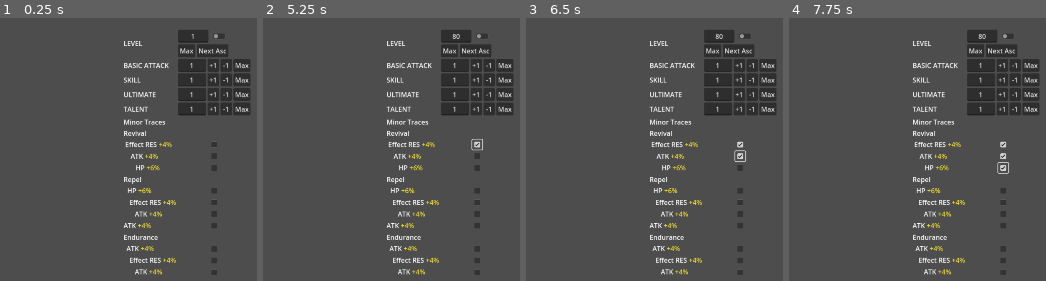
Above: before the commit, frames 1-4 (left to right).
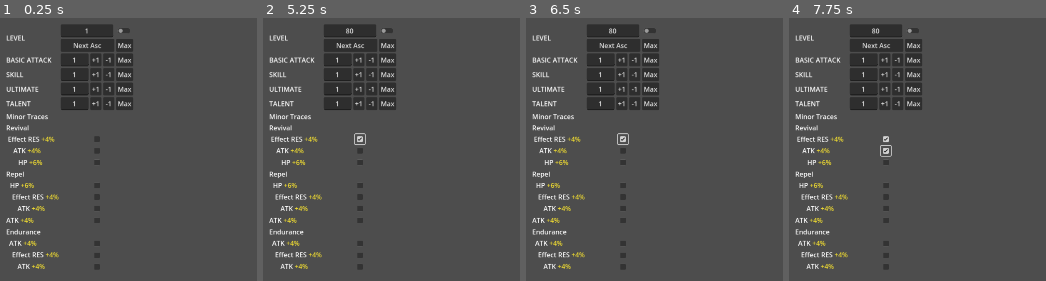
Above: after the commit, the same moments.

Repository: Rydahhhhhh/HoyoPlanner
Game: Godot game, scene res://Scenes/Character Planner Menu/character_planner_menu.tscn
Two runs of this game, one before a commit and one after it. Both use one fixed random seed, a clock stepped at 60 frames per second and the inputs below.
Inputs (mouse positions are in pixels of both pictures, inside the frame that each line leads up to):
- Up to frame 1 (0.25 s): no input
- Up to frame 2 (5.25 s): click "Next Asc" at 0.5 s; click "Next Asc" at 1.25 s; click "Max" at 2 s; click "+1" at 2.75 s; click "-1" at 3.5 s; click (476, 144) at 4.27 s; click (360, 138) at 5.02 s
- Up to frame 3 (6.5 s): click (739, 157) at 5.77 s
- Up to frame 4 (7.75 s): click (886, 152) at 6.52 s; click (1002, 167) at 7.27 s

The runs differ from the first frame. In frame 1, 19% of the frame differs, in the area x 2-98%, y 2-98%; in frame 2, 19%; in frame 3, 19%; in frame 4, 19%.
Error before the commit: Invalid assignment of property or key 'visible' with value of type 'bool' on a base object of type 'Nil'. (res://Scenes/Character)

Commit message:
Formatting IDK

Diff:
--- a/Scenes/Character Planner Menu/InputLv Container.tscn
+++ b/Scenes/Character Planner Menu/InputLv Container.tscn
@@ -4,15 +4,15 @@
 [ext_resource type="Script" path="res://Scenes/Character Planner Menu/input_lv_container.gd" id="1_7xweu"]
 
 [node name="InputLvContainer" type="VBoxContainer"]
-size_flags_horizontal = 0
-size_flags_vertical = 0
+size_flags_horizontal = 3
+size_flags_vertical = 3
 script = ExtResource("1_7xweu")
-preset = "Expanded"
 metadata/_edit_lock_ = true
 
 [node name="InputLvContainer Row 1" type="HBoxContainer" parent="."]
 unique_name_in_owner = true
 layout_mode = 2
+size_flags_vertical = 3
 metadata/_edit_lock_ = true
 
 [node name="InputLv" parent="InputLvContainer Row 1" instance=ExtResource("1_5gaae")]
@@ -47,6 +47,7 @@
 [node name="InputLvContainer Row 2" type="HBoxContainer" parent="."]
 unique_name_in_owner = true
 layout_mode = 2
+size_flags_vertical = 3
 metadata/_edit_lock_ = true
 
 [node name="InputLv Max" type="Button" parent="InputLvContainer Row 2"]
@@ -59,6 +60,7 @@
 [node name="InputLv Cycle" type="Button" parent="InputLvContainer Row 2"]
 unique_name_in_owner = true
 layout_mode = 2
+size_flags_horizontal = 3
 mouse_default_cursor_shape = 2
 text = "Next Asc"
 metadata/_edit_lock_ = true
@@ -67,12 +69,14 @@
 unique_name_in_owner = true
 visible = false
 layout_mode = 2
+size_flags_vertical = 3
 metadata/_edit_lock_ = true
 
 [node name="InputLvContainer Row 4" type="HBoxContainer" parent="."]
 unique_name_in_owner = true
 visible = false
 layout_mode = 2
+size_flags_vertical = 3
 metadata/_edit_lock_ = true
 
 [connection signal="pressed" from="InputLvContainer Row 1/InputLv Add" to="." method="add_pressed"]
--- a/Scenes/Character Planner Menu/character_planner_menu.gd
+++ b/Scenes/Character Planner Menu/character_planner_menu.gd
@@ -1,45 +1,38 @@
 @tool
 extends EasyGrid
 
-const SR_LABEL_COLUMN = preload("res://Scenes/Character Planner Menu/sr_label_column.tscn")
-const INPUT_COLUMN = preload("res://Scenes/Character Planner Menu/Input Column.tscn")
+signal preset_changed(to: String)
+
+const COLUMNS := {
+	"SR": {
+		"LABEL": preload("res://Scenes/Character Planner Menu/sr_label_column.tscn"),
+		"INPUT": preload("res://Scenes/Character Planner Menu/sr_input_column.tscn")
+	}
+}
+
+@export_enum("None", "SR", "GI", "ZZZ") var preset: String = "None": set = set_preset
 
 func _ready() -> void:
+	return
+
+# ====================================================== #
+#                        PRESETS                         #
+# ====================================================== #
+func set_preset(new_preset: String):
+	if not is_node_ready():
+		return
+
 	for child in get_children():
 		child.queue_free()
-	add_star_rail_columns()
+		grid_columns.erase(child)
+	if new_preset != "None":
+		assert(new_preset in COLUMNS)
+		var label_column = add_grid_column(COLUMNS[new_preset]["LABEL"].instantiate())
+		var input_column = add_grid_column(COLUMNS[new_preset]["INPUT"].instantiate())
+		# I'll need to access character resource data for Star rail here
+		# To get the traces data
 
-# ====================================================== #
-#                        COLUMNS                         #
-# ====================================================== #
-func add_star_rail_columns():
-
-	add_grid_column(SR_LABEL_COLUMN.instantiate())
-	add_star_rail_input_column()
-	return
-
-func add_star_rail_input_column():
-	var column = INPUT_COLUMN.instantiate()
-	column.add_input_lv_container("Expanded", "Character", 80)
-	column.add_input_lv_container("Simple", "BasicAtk", 6)
-	column.add_input_lv_container("Simple", "Skill", 12)
-	column.add_input_lv_container("Simple", "Ultimate", 12)
-	column.add_input_lv_container("Simple", "Talent", 12)
-	column.add_spacer(false)
-	column.add_spacer(false)
-	column.add_check_box("")
-	column.add_check_box("")
-	column.add_check_box("")
-	column.add_spacer(false)
-	column.add_check_box("")
-	column.add_check_box("")
-	column.add_check_box("")
-	column.add_check_box("")
-	column.add_spacer(false)
-	column.add_check_box("")
-	column.add_check_box("")
-	column.add_check_box("")
-	add_grid_column(column)
+	preset = new_preset
 	return
 
 # ====================================================== #
--- a/Scenes/Character Planner Menu/character_planner_menu.tscn
+++ b/Scenes/Character Planner Menu/character_planner_menu.tscn
@@ -1,25 +1,18 @@
-[gd_scene load_steps=6 format=3 uid="uid://cw8toj2wvpp2p"]
+[gd_scene load_steps=4 format=3 uid="uid://cw8toj2wvpp2p"]
 
 [ext_resource type="Script" path="res://Scenes/Character Planner Menu/character_planner_menu.gd" id="1_ckroi"]
 [ext_resource type="PackedScene" uid="uid://dlh4aekng5g22" path="res://Scenes/Character Planner Menu/sr_label_column.tscn" id="2_7pe5t"]
-[ext_resource type="PackedScene" uid="uid://by4fblho7gyhf" path="res://Scenes/Character Planner Menu/Input Column.tscn" id="2_a14fo"]
-[ext_resource type="Script" path="res://Scenes/Character Planner Menu/input_column.gd" id="3_1sygw"]
-
-[sub_resource type="GDScript" id="GDScript_ak3ms"]
+[ext_resource type="PackedScene" uid="uid://ceqf0sud2bgtn" path="res://Scenes/Character Planner Menu/sr_input_column.tscn" id="3_jnl7t"]
 
 [node name="Character Planner Menu" type="HBoxContainer"]
-offset_left = 494.0
-offset_top = 98.0
-offset_right = 1021.0
-offset_bottom = 693.0
+offset_left = 212.0
+offset_top = 85.0
+offset_right = 727.0
+offset_bottom = 680.0
 script = ExtResource("1_ckroi")
 
-[node name="StarRail Label Columns" type="VBoxContainer" parent="." instance=ExtResource("2_7pe5t")]
+[node name="SrLabelColumn" parent="." instance=ExtResource("2_7pe5t")]
 layout_mode = 2
-script = SubResource("GDScript_ak3ms")
-metadata/_edit_lock_ = true
 
-[node name="Input Column2" type="VBoxContainer" parent="." instance=ExtResource("2_a14fo")]
+[node name="SrInputColumn" parent="." instance=ExtResource("3_jnl7t")]
 layout_mode = 2
-script = ExtResource("3_1sygw")
-metadata/_edit_lock_ = true
--- a/Scenes/Character Planner Menu/input_column.gd
+++ b/Scenes/Character Planner Menu/input_column.gd
@@ -10,16 +10,19 @@
 func add_input_lv_container(preset: String, container_name_suffix: String, max_lv: int):
 	var input_lv_container = INPUT_LV_CONTAINER.instantiate()
 	add_child(input_lv_container)
+
+	input_lv_container.owner = self
 	input_lv_container.name = "InputLv Container %s" % container_name_suffix
-	await input_lv_container.ready
+	input_lv_container.input_lv.max_lv = max_lv
 	input_lv_container.set_preset(preset)
-	input_lv_container.input_lv.max_lv = max_lv
+
+	return input_lv_container
 
 func add_check_box(container_name_suffix: String):
 	var check_box = CheckBox.new()
 	add_child(check_box)
 	check_box.size_flags_horizontal = Control.SIZE_SHRINK_CENTER
-	return
+	return check_box
 
 # ====================================================== #
 #                      END OF FILE                       #
--- a/Scenes/Character Planner Menu/input_lv_container.gd
+++ b/Scenes/Character Planner Menu/input_lv_container.gd
@@ -5,10 +5,10 @@
 
 @export_enum("None", "Simple", "Expanded") var preset: String = "None": set = set_preset
 
-@onready var input_lv_container_row_1: HBoxContainer = %"InputLvContainer Row 1"
-@onready var input_lv_container_row_2: HBoxContainer = %"InputLvContainer Row 2"
-@onready var input_lv_container_row_3: HBoxContainer = %"InputLvContainer Row 3"
-@onready var input_lv_container_row_4: HBoxContainer = %"InputLvContainer Row 4"
+@onready var row_1: HBoxContainer = %"InputLvContainer Row 1"
+@onready var row_2: HBoxContainer = %"InputLvContainer Row 2"
+@onready var row_3: HBoxContainer = %"InputLvContainer Row 3"
+@onready var row_4: HBoxContainer = %"InputLvContainer Row 4"
 
 @onready var input_lv: LineEdit = %InputLv
 @onready var input_lv_add: Button = %"InputLv Add"
@@ -38,8 +38,10 @@
 #                        PRESETS                         #
 # ====================================================== #
 func set_preset(new_preset: String):
+	if not is_node_ready():
+		return
+
 	var preset_fn_name = "preset %s"
-
 	preset_fn_name = preset_fn_name % new_preset.to_lower()
 	preset_fn_name = preset_fn_name.replace(" ", "_")
 
@@ -60,46 +62,46 @@
 	return
 
 func preset_none():
-	input_lv_container_row_1.visible = false
-	input_lv_container_row_2.visible = false
-	input_lv_container_row_3.visible = false
-	input_lv_container_row_4.visible = false
+	row_1.set_deferred("visible", false)
+	row_2.set_deferred("visible", false)
+	row_3.set_deferred("visible", false)
+	row_4.set_deferred("visible", false)
 
-	input_lv.visible = false
-	input_lv_add.visible = false
-	input_lv_sub.visible = false
-	input_lv_max.visible = false
-	input_lv_cycle.visible = false
-	input_lv_switch.visible = false
+	input_lv.set_deferred("visible", false)
+	input_lv_add.set_deferred("visible", false)
+	input_lv_sub.set_deferred("visible", false)
+	input_lv_max.set_deferred("visible", false)
+	input_lv_cycle.set_deferred("visible", false)
+	input_lv_switch.set_deferred("visible", false)
 
-	input_lv.reparent(input_lv_container_row_1)
-	input_lv_add.reparent(input_lv_container_row_1)
-	input_lv_sub.reparent(input_lv_container_row_1)
-	input_lv_max.reparent(input_lv_container_row_1)
-	input_lv_cycle.reparent(input_lv_container_row_1)
-	input_lv_switch.reparent(input_lv_container_row_1)
+	input_lv.call_deferred("reparent", row_1)
+	input_lv_add.call_deferred("reparent", row_1)
+	input_lv_sub.call_deferred("reparent", row_1)
+	input_lv_max.call_deferred("reparent", row_1)
+	input_lv_cycle.call_deferred("reparent", row_1)
+	input_lv_switch.call_deferred("reparent", row_1)
 	return
 
 func preset_simple():
-	input_lv_container_row_1.visible = true
+	row_1.set_deferred("visible", true)
 
-	input_lv.visible = true
-	input_lv_add.visible = true
-	input_lv_sub.visible = true
-	input_lv_max.visible = true
+	input_lv.set_deferred("visible", true)
+	input_lv_add.set_deferred("visible", true)
+	input_lv_sub.set_deferred("visible", true)
+	input_lv_max.set_deferred("visible", true)
 	return
 
 func preset_expanded():
-	input_lv_container_row_1.visible = true
-	input_lv_container_row_2.visible = true
+	row_1.set_deferred("visible", true)
+	row_2.set_deferred("visible", true)
 
-	input_lv.visible = true
-	input_lv_max.visible = true
-	input_lv_cycle.visible = true
-	input_lv_switch.visible = true
+	input_lv.set_deferred("visible", true)
+	input_lv_max.set_deferred("visible", true)
+	input_lv_cycle.set_deferred("visible", true)
+	input_lv_switch.set_deferred("visible", true)
 
-	input_lv_max.reparent(input_lv_container_row_2)
-	input_lv_cycle.reparent(input_lv_container_row_2)
+	input_lv_cycle.call_deferred("reparent", row_2)
+	input_lv_max.call_deferred("reparent", row_2)
 	return
 
 # ====================================================== #
--- /dev/null
+++ b/Scenes/Character Planner Menu/sr_input_column.gd
@@ -0,0 +1,28 @@
+@tool
+extends "res://Scenes/Character Planner Menu/input_column.gd"
+
+func _ready() -> void:
+	add_input_lv_container("Expanded", "Character", 80)
+	add_input_lv_container("Simple", "BasicAtk", 6)
+	add_input_lv_container("Simple", "Skill", 12)
+	add_input_lv_container("Simple", "Ultimate", 12)
+	add_input_lv_container("Simple", "Talent", 12)
+	add_spacer(false)
+	add_spacer(false)
+	add_check_box("")
+	add_check_box("")
+	add_check_box("")
+	add_spacer(false)
+	add_check_box("")
+	add_check_box("")
+	add_check_box("")
+	add_check_box("")
+	add_spacer(false)
+	add_check_box("")
+	add_check_box("")
+	add_check_box("")
+	return
+
+# ====================================================== #
+#                      END OF FILE                       #
+# ====================================================== #
--- a/Scenes/Character Planner Menu/sr_input_column.tscn
+++ b/Scenes/Character Planner Menu/sr_input_column.tscn
@@ -1,8 +1,6 @@
-[gd_scene load_steps=2 format=3 uid="uid://cepk0jmque4m8"]
+[gd_scene load_steps=2 format=3 uid="uid://ceqf0sud2bgtn"]
 
-[ext_resource type="Script" path="res://sr_input_column.gd" id="1_clmhy"]
+[ext_resource type="Script" path="res://Scenes/Character Planner Menu/sr_input_column.gd" id="1_clmhy"]
 
-[node name="SR Input Column" type="VBoxContainer"]
-offset_right = 44.0
-offset_bottom = 100.0
+[node name="SrInputColumn" type="VBoxContainer"]
 script = ExtResource("1_clmhy")
--- a/Scenes/Character Planner Menu/sr_label_column.gd
+++ b/Scenes/Character Planner Menu/sr_label_column.gd
@@ -1,5 +1,6 @@
 @tool
 extends VBoxContainer
 
-func create_trace_tree(trace_dict: Dictionary):
-	return
+# ====================================================== #
+#                      END OF FILE                       #
+# ====================================================== #
--- a/Scenes/Character Planner Menu/sr_label_column.tscn
+++ b/Scenes/Character Planner Menu/sr_label_column.tscn
@@ -16,7 +16,7 @@
 font_weight = 600
 subpixel_positioning = 0
 
-[node name="SR Label Columns" type="VBoxContainer"]
+[node name="SrLabelColumn" type="VBoxContainer"]
 script = ExtResource("1_0mbws")
 metadata/_edit_lock_ = true
 
--- a/Scripts/Global Nodes/EasyGrid.gd
+++ b/Scripts/Global Nodes/EasyGrid.gd
@@ -48,6 +48,7 @@
 		add_child(node, true)
 		node.owner = self
 	queue_sort()
+	return node
 
 # ====================================================== #
 #                      END OF FILE                       #
--- a/sr_input_column.gd
+++ /dev/null
@@ -1,23 +0,0 @@
-@tool
-extends "res://Scenes/Character Planner Menu/input_column.gd"
-
-func _ready() -> void:
-	add_multiline_input_lv_container("Character", 80)
-	add_input_lv_container("BasicAtk", 6)
-	add_input_lv_container("Skill", 12)
-	add_input_lv_container("Ultimate", 12)
-	add_input_lv_container("Talent", 12)
-	add_spacer(false)
-	add_spacer(false)
-	add_check_box("")
-	add_check_box("")
-	add_check_box("")
-	add_spacer(false)
-	add_check_box("")
-	add_check_box("")
-	add_check_box("")
-	add_check_box("")
-	add_spacer(false)
-	add_check_box("")
-	add_check_box("")
-	add_check_box("")
